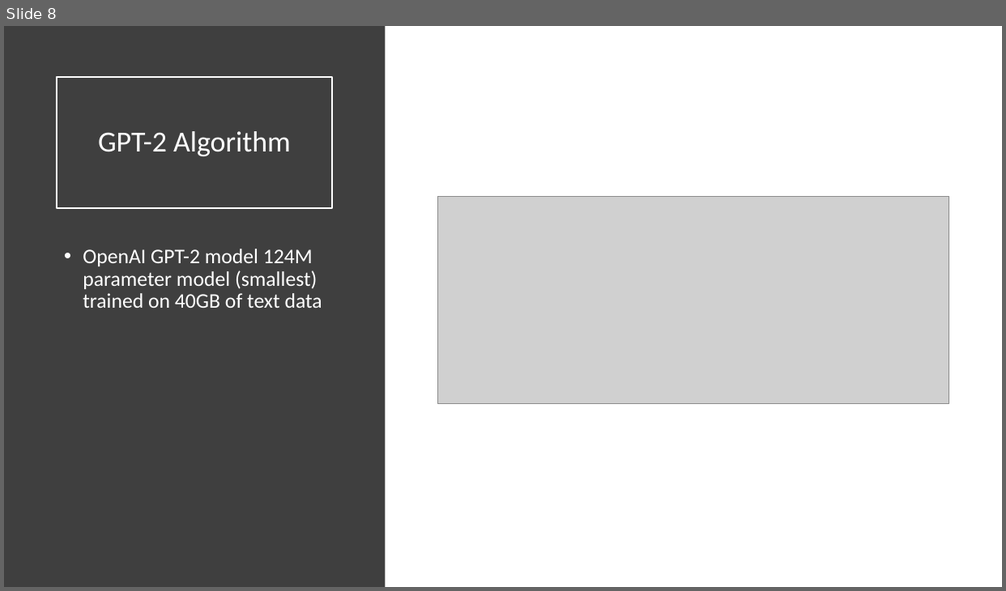
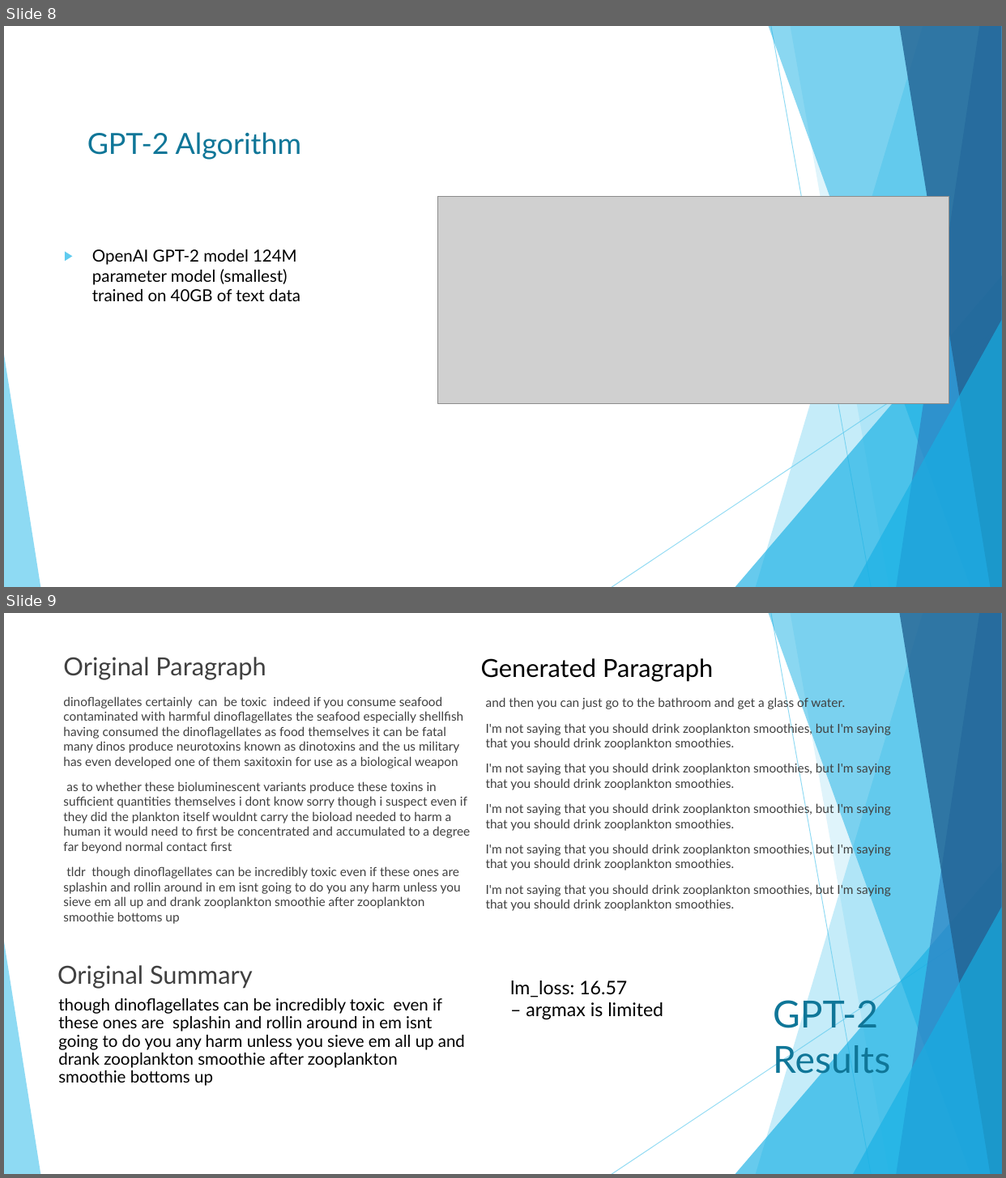
Before and after one commit to HomuraNagato/nerdy_nets, a slide deck: presentation/Nerdy Nets – GPT2.pptx. Shown one above the other, each under a label of ours: slide 8 before the commit, slides 8 and 9 after it. The pictures are 1006x591 and 1006x1178 pixels, drawn with LibreOffice and Linux fonts; fonts in the diff are those of the drawing; grey boxes stand for pictures. Boxes give left, top, right and bottom in pixels: in the first picture for what was removed or moved away, otherwise in the second. Text is boxed around its words. In the diff, an @@ line names an element or a change of style, - is before the commit and + after.

```diff
--- a/presentation/Nerdy Nets – GPT2.pptx
+++ b/presentation/Nerdy Nets – GPT2.pptx
@@ slide 9 added at (x1=4, y1=613, x2=1002, y2=1174), background #FFFFFF; not listed: 10 template elements that a slide beside it also shows @@
@@ text added at (x1=63, y1=657, x2=266, y2=680), 24 pt, text #404040 @@
+Original Paragraph
@@ text added at (x1=481, y1=658, x2=713, y2=682), 24 pt, text #000000 @@
+Generated Paragraph
@@ text added at (x1=63, y1=696, x2=470, y2=909), 12 pt, text #404040 @@
+dinoflagellates certainly can be toxic indeed if you consume seafood contaminated with harmful dinoflagellates the seafood especially shellfish having consumed the dinoflagellates as food themselves it can be fatal many dinos produce neurotoxins known as dinotoxins and the us military has even developed one of them saxitoxin for use as a biological weapon
+as to whether these bioluminescent variants produce these toxins in sufficient quantities themselves i dont know sorry though i suspect even if they did the plankton itself wouldnt carry the bioload needed to harm a human it would need to first be concentrated and accumulated to a degree far beyond normal contact first
+tldr though dinoflagellates can be incredibly toxic even if these ones are splashin and rollin around in em isnt going to do you any harm unless you sieve em all up and drank zooplankton smoothie after zooplankton smoothie bottoms up
@@ text added at (x1=486, y1=696, x2=890, y2=911), 12 pt, text #404040 @@
+and then you can just go to the bathroom and get a glass of water.
+I'm not saying that you should drink zooplankton smoothies, but I'm saying that you should drink zooplankton smoothies.
+I'm not saying that you should drink zooplankton smoothies, but I'm saying that you should drink zooplankton smoothies.
+I'm not saying that you should drink zooplankton smoothies, but I'm saying that you should drink zooplankton smoothies.
+I'm not saying that you should drink zooplankton smoothies, but I'm saying that you should drink zooplankton smoothies.
+I'm not saying that you should drink zooplankton smoothies, but I'm saying that you should drink zooplankton smoothies.
@@ text added at (x1=57, y1=965, x2=253, y2=989), 24 pt, text #404040 @@
+Original Summary
@@ text added at (x1=58, y1=999, x2=465, y2=1086), 16 pt, text #000000 @@
+though dinoflagellates can be incredibly toxic even if these ones are splashin and rollin around in em isnt going to do you any harm unless you sieve em all up and drank zooplankton smoothie after zooplankton smoothie bottoms up
@@ text added at (x1=510, y1=981, x2=663, y2=1020), 18 pt, text #000000 @@
+lm_loss: 16.57
+– argmax is limited
@@ title added at (x1=773, y1=995, x2=890, y2=1080), 36 pt, text #0F7698 @@
+GPT-2 Results
@@ slide 8 changed as well @@
@@ rectangle removed at (x1=4, y1=26, x2=385, y2=587) @@
@@ title "GPT-2 Algorithm" at (x1=57, y1=77, x2=332, y2=209): font Calibri to Lato, text colour #FFFFFF to #0F7698; line spacing 0.9 to 1 @@
@@ text "OpenAI GPT-2 model 124M parameter ..." at (x1=92, y1=250, x2=300, y2=301): size 20 to 16 pt, font Calibri to Lato, text colour #FFFFFF to #000000; bullet • to ▶; line spacing 0.9 to 1 @@
@@ group added at (x1=4, y1=26, x2=1002, y2=587): 5 freeform shapes, 3 triangles, 2 lines @@
```
Also in this commit, not shown: 5 other slides changed, 7 other slides added, 5 slides removed.
